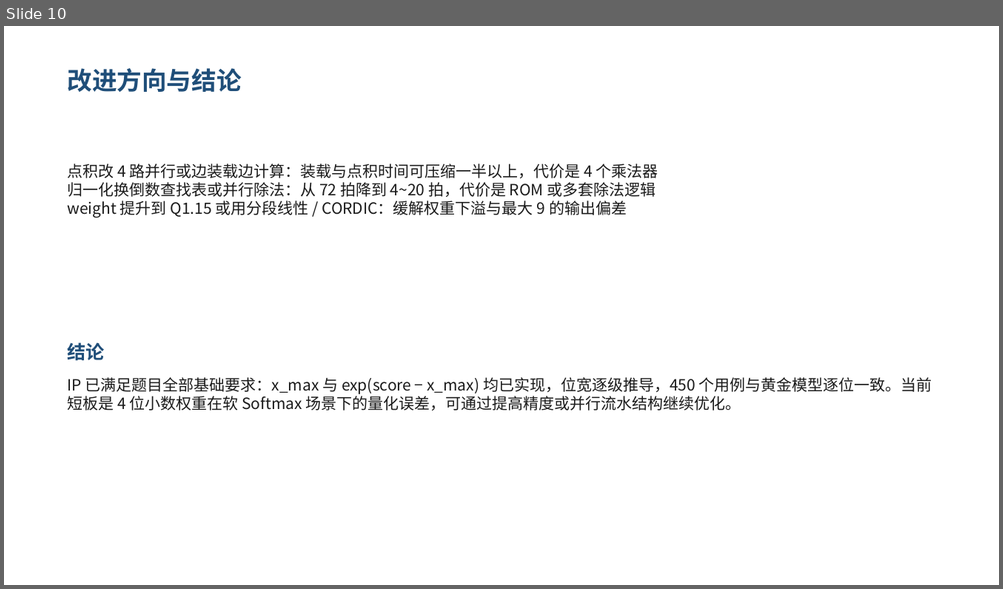
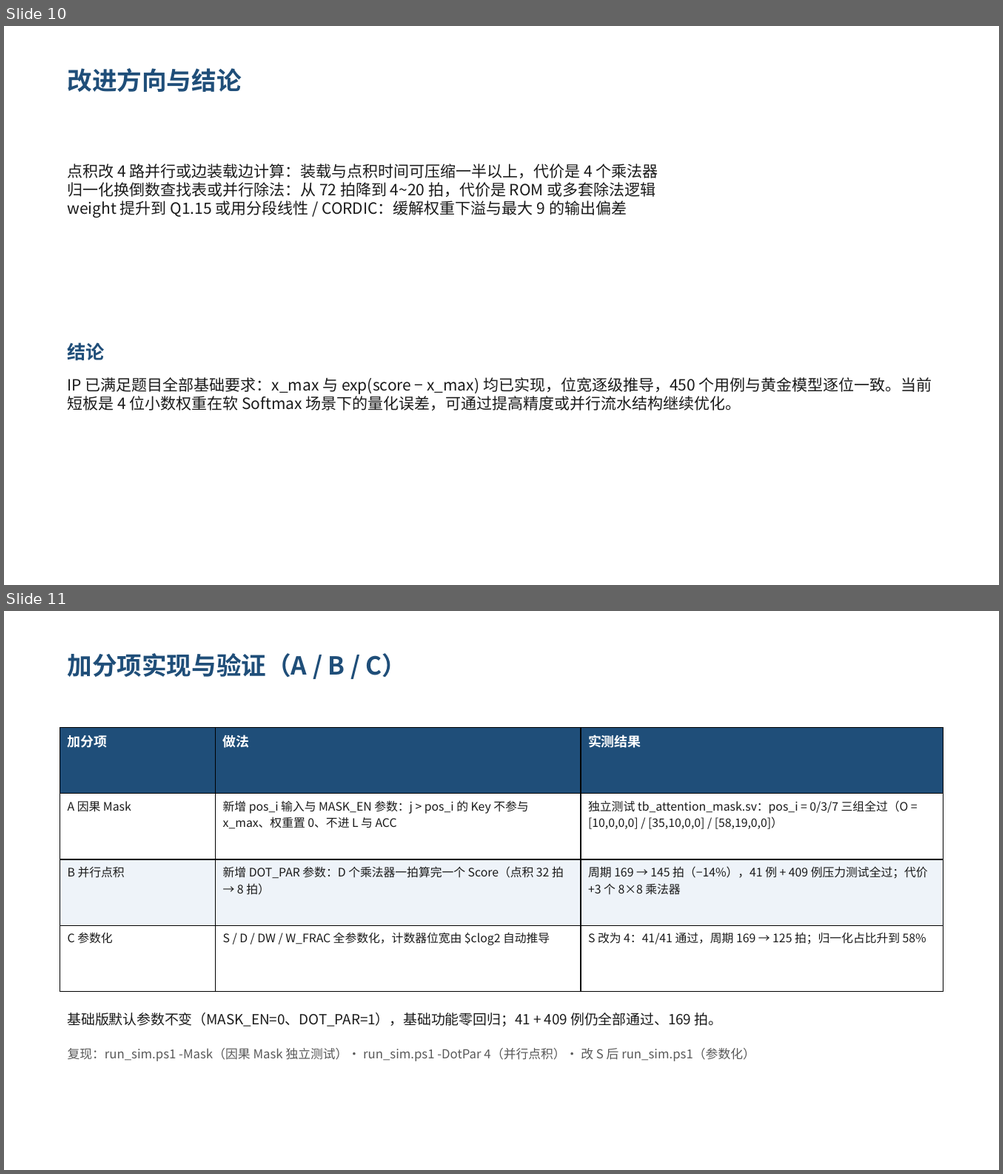
Before and after one commit to yelan13/attention-ip, a slide deck: doc/Attention加速器IP汇报.pptx. Shown one above the other, each under a label of ours: slide 10 before the commit, slides 10 and 11 after it. The pictures are 1003x589 and 1003x1174 pixels, drawn with LibreOffice and Linux fonts; fonts in the diff are those of the drawing. Boxes give left, top, right and bottom in pixels: in the first picture for what was removed or moved away, otherwise in the second. Text is boxed around its words. In the diff, an @@ line names an element or a change of style, - is before the commit and + after.

Commit message:
docs: 报告与汇报补充「加分项实现与验证」内容，并提供 PDF 预览版
- 汇报 PPT 新增一页「加分项实现与验证（A / B / C）」：表格列出做法与实测结果，
  并给出复现命令；共 11 页
- 设计报告第 10 节改为「已实现的加分项与改进方向」，新增表 10 记录 A/B/C 的做法与
  实测结果（A 因果 Mask 独立测试、B 169→145 拍、C S=4 时 125 拍），报告仍为 8 页
- 新增 doc/Attention加速器IP设计报告.pdf 与 doc/Attention加速器IP汇报.pdf，
  便于在 GitHub 网页上直接预览（GitHub 不能在线渲染 docx/pptx）
- README 同步更新：文件结构补充两份 PDF、汇报页数改为 11 页、提交内容对照表同步

```diff
--- a/doc/Attention加速器IP汇报.pptx
+++ b/doc/Attention加速器IP汇报.pptx
@@ slide 11 added at box(4, 611, 999, 1170), background #FFFFFF @@
@@ text added at box(68, 653, 407, 678), 24 pt, text #1F4E79, bold @@
+加分项实现与验证（A / B / C）
@@ table added at box(60, 727, 942, 991), 4 rows, 3 columns @@
+加分项 | 做法 | 实测结果
+A 因果 Mask | 新增 pos_i 输入与 MASK_EN 参数：j > pos_i 的 Key 不参与 x_max、权重置 0、不进 L 与 ACC | 独立测试 tb_attention_mask.sv：pos_i = 0/3/7 三组全过（O = [10,0,0,0] / [35,10,0,0] / [58,19,0,0]）
+B 并行点积 | 新增 DOT_PAR 参数：D 个乘法器一拍算完一个 Score（点积 32 拍 → 8 拍） | 周期 169 → 145 拍（−14%），41 例 + 409 例压力测试全过；代价 +3 个 8×8 乘法器
+C 参数化 | S / D / DW / W_FRAC 全参数化，计数器位宽由 $clog2 自动推导 | S 改为 4：41/41 通过，周期 169 → 125 拍；归一化占比升到 58%
@@ text added at box(68, 1013, 723, 1027), 13.5 pt, text #1A1A1A @@
+基础版默认参数不变（MASK_EN=0、DOT_PAR=1），基础功能零回归；41 + 409 例仍全部通过、169 拍。
@@ text added at box(68, 1048, 755, 1062), 12 pt, text #595959 @@
+复现：run_sim.ps1 -Mask（因果 Mask 独立测试）· run_sim.ps1 -DotPar 4（并行点积）· 改 S 后 run_sim.ps1（参数化）
```
Also in this commit, not shown: 4 other files.
